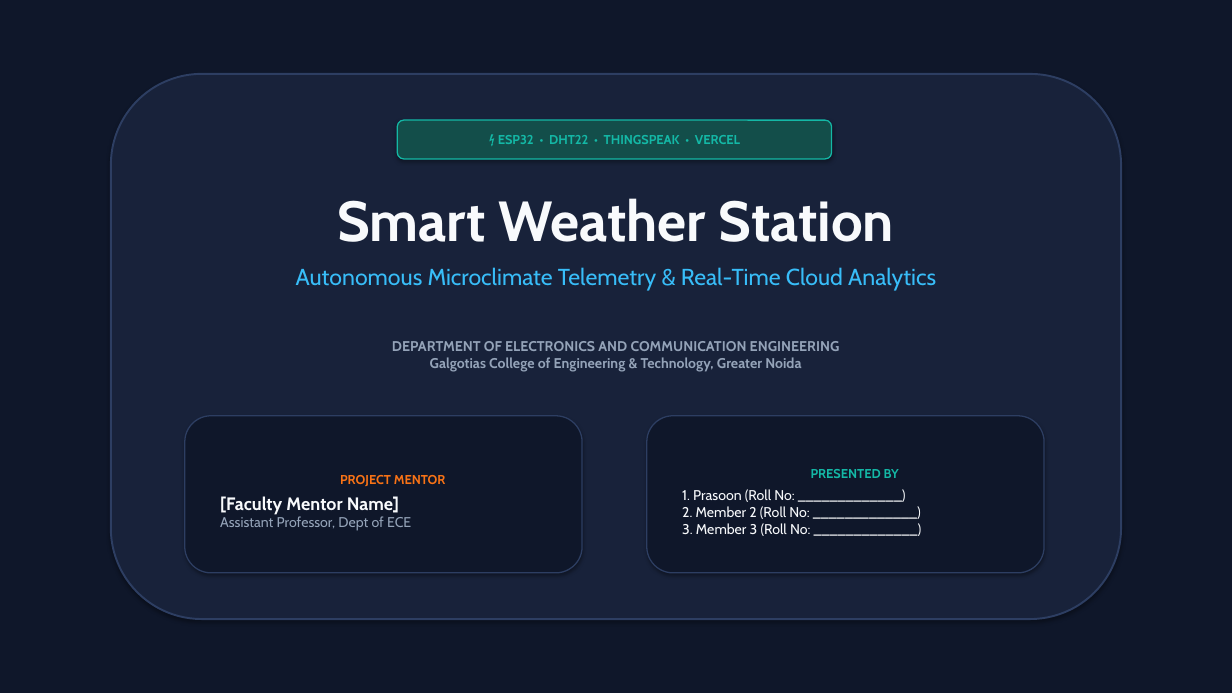
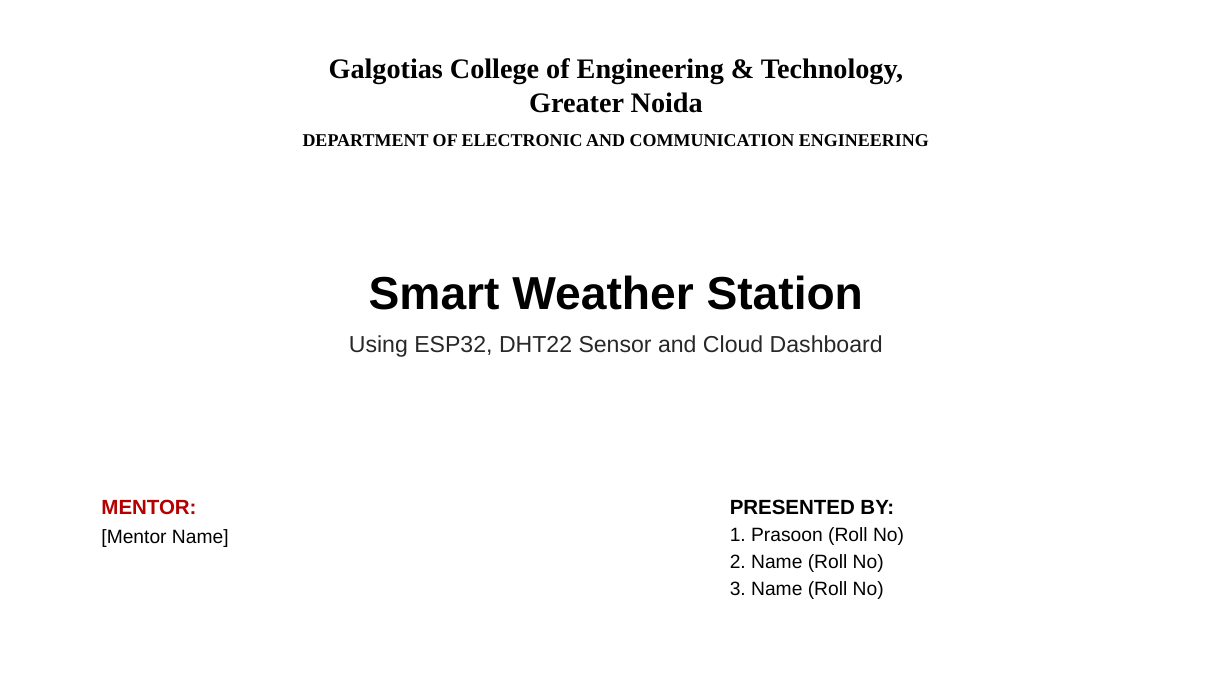
Before and after one commit to prasoon9999/smart-weather-station, a slide deck: slide 1 of Smart_Weather_Station_Presentation.pptx. Drawn at 1232x693 pixels with LibreOffice and Linux fonts; fonts in the diff are those of the drawing. Boxes give left, top, right and bottom in pixels: in the first picture for what was removed or moved away, otherwise in the second. Text is boxed around its words. In the diff, an @@ line names an element or a change of style, - is before the commit and + after.

Commit message:
docs: match exact college presentation format with simple words

```diff
--- a/Smart_Weather_Station_Presentation.pptx
+++ b/Smart_Weather_Station_Presentation.pptx
@@ rectangle removed at (x1=0, y1=0, x2=1232, y2=693) @@
@@ text added at (x1=303, y1=58, x2=929, y2=146), 22 pt, text #000000, bold @@
+Galgotias College of Engineering & Technology,
+Greater Noida
+DEPARTMENT OF ELECTRONIC AND COMMUNICATION ENGINEERING
@@ rounded rectangle removed at (x1=111, y1=74, x2=1121, y2=619) @@
@@ rounded rectangle removed at (x1=397, y1=120, x2=832, y2=159) @@
-⚡ ESP32 • DHT22 • THINGSPEAK • VERCEL
@@ text "Smart Weather Station" moved from (x1=296, y1=198, x2=936, y2=291) to (x1=349, y1=275, x2=883, y2=357) @@
@@ text at (x1=369, y1=275, x2=863, y2=310): size 44 to 36 pt, font Cabin to Arial, text colour #F8FAFC to #000000 in "Smart Weather Station" @@
@@ text at (x1=349, y1=335, x2=883, y2=357): text changed; font Cabin to Arial; text colour #38BDF8 to #282828 @@
-Autonomous Microclimate Telemetry & Real-Time Cloud Analytics
+Using ESP32, DHT22 Sensor and Cloud Dashboard
@@ text removed at (x1=392, y1=341, x2=840, y2=372) @@
-DEPARTMENT OF ELECTRONICS AND COMMUNICATION ENGINEERING
-Galgotias College of Engineering & Technology, Greater Noida
@@ rounded rectangle removed at (x1=185, y1=416, x2=582, y2=573) @@
-PROJECT MENTOR
-[Faculty Mentor Name]
-Assistant Professor, Dept of ECE
@@ text added at (x1=101, y1=499, x2=229, y2=547), 15 pt, text #000000 @@
+MENTOR:
+[Mentor Name]
@@ text "PRESENTED BY:" moved from (x1=647, y1=416, x2=1044, y2=573) to (x1=730, y1=499, x2=904, y2=599) @@
@@ text "PRESENTED BY:" at (x1=730, y1=499, x2=904, y2=599): vertical alignment middle to top; fill #0F172A to none; outline #2D3E62 1 pt to none; shadow off @@
@@ text at (x1=730, y1=499, x2=904, y2=599): text changed; size 11 to 15 pt; font Cabin to Arial; text colour #F8FAFC to #000000 @@
-PRESENTED BY
-1. Prasoon (Roll No: _____________)
-2. Member 2 (Roll No: _____________)
-3. Member 3 (Roll No: _____________)
+PRESENTED BY:
+1. Prasoon (Roll No)
+2. Name (Roll No)
+3. Name (Roll No)
```
Also in this commit, not shown: 1 other slide changed, 8 slides added, 8 slides removed, 2 other files.
